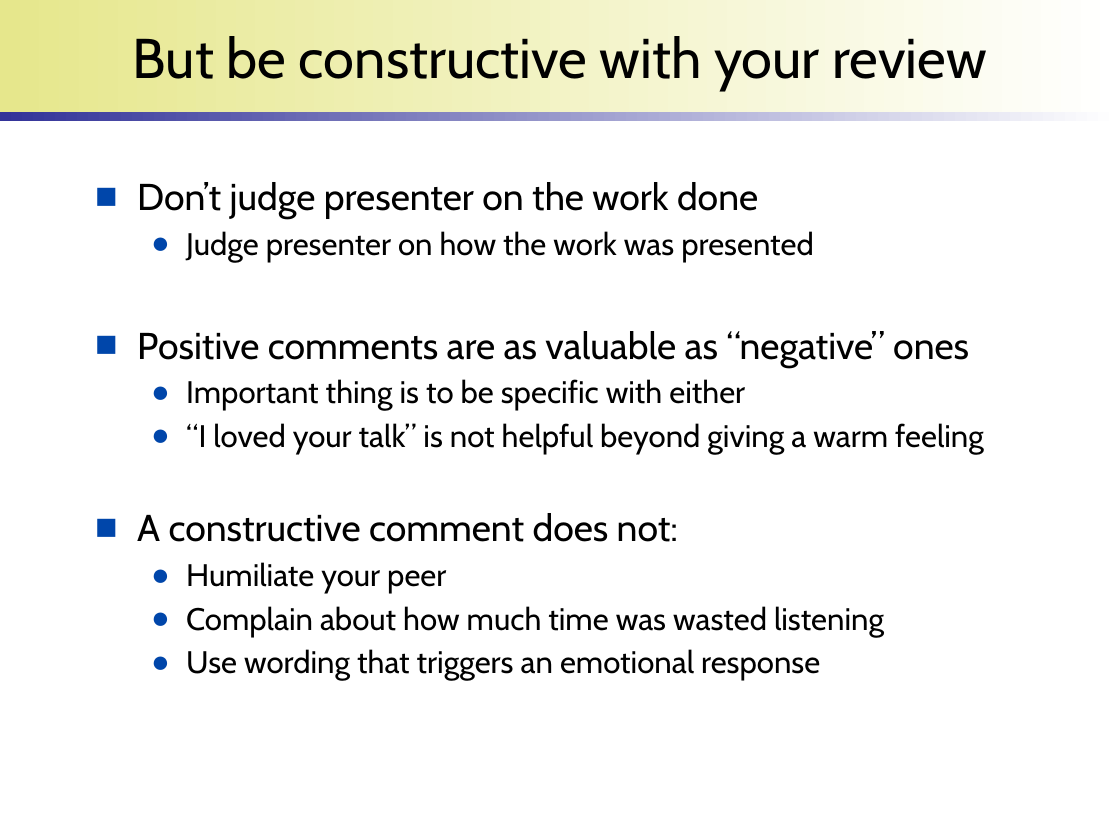
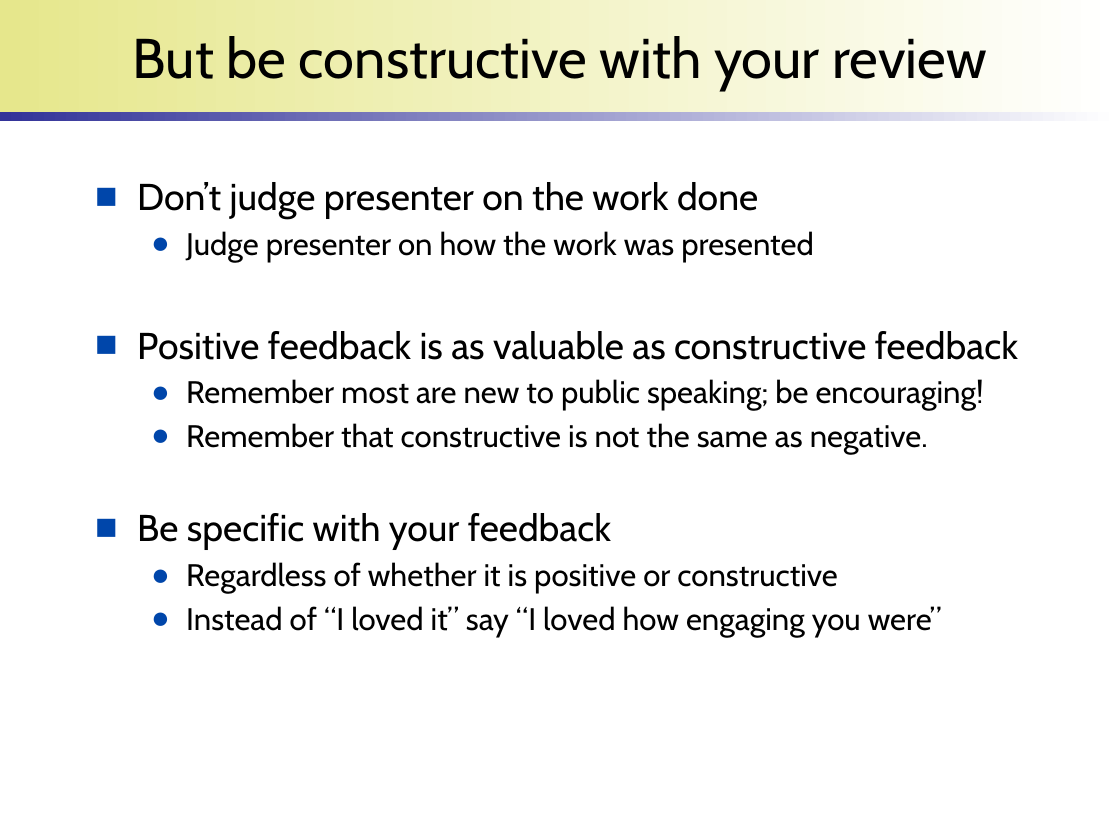
Before and after one commit to wonsunahn/Capstone_Fall2024, a slide deck: slide 12 of lectures/introduction-internship.pptx. Drawn at 1120x840 pixels with LibreOffice and Linux fonts; fonts in the diff are those of the drawing; background and template pictures are left out. Boxes give left, top, right and bottom in pixels: in the first picture for what was removed or moved away, otherwise in the second. Text is boxed around its words. In the diff, an @@ line names an element or a change of style, - is before the commit and + after.

```diff
--- a/lectures/introduction-internship.pptx
+++ b/lectures/introduction-internship.pptx
@@ text at box(137, 331, 1018, 637): text changed @@
-■ Positive comments are as valuable as “negative” ones
-  ● Important thing is to be specific with either
-  ● “I loved your talk” is not helpful beyond giving a warm feeling
-■ A constructive comment does not:
-  ● Humiliate your peer
-  ● Complain about how much time was wasted listening
-  ● Use wording that triggers an emotional response
+■ Positive feedback is as valuable as constructive feedback
+  ● Remember most are new to public speaking; be encouraging!
+  ● Remember that constructive is not the same as negative.
+■ Be specific with your feedback
+  ● Regardless of whether it is positive or constructive
+  ● Instead of “I loved it” say “I loved how engaging you were”
```
Also in this commit, not shown: 3 other slides changed.
